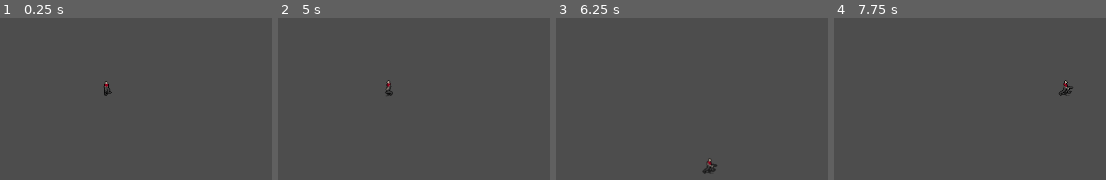
Above: before the commit, frames 1-4 (left to right).
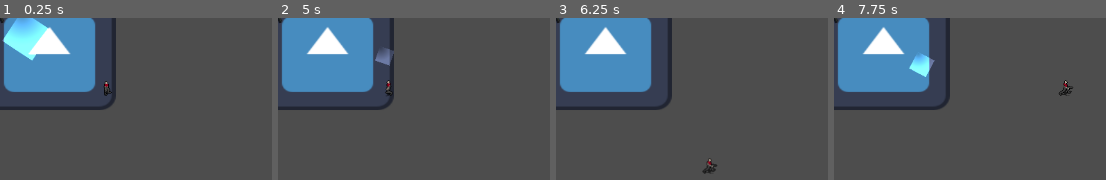
Above: after the commit, the same moments.

Repository: JuanBlancoEn/TheSoundsOfFreedom
Game: Godot game, scene res://personaje.tscn
Same seed, same stepped clock (60 frames per second), same inputs: the game is played once before the commit and once after it. The engine's default icon, where the game draws it, is replaced by a stand-in: a white triangle on a blue panel in a dark square.
Inputs:
- Up to frame 1 (0.25 s): no input
- Up to frame 2 (5 s): hold Right (ui_right) 0.53-1.28 s; hold Down (ui_down) 1.28-2.03 s; tap Enter at 2 s; hold Right (ui_right) 2.03-2.78 s; hold Up (ui_up) 2.78-3.53 s; tap Space at 3.5 s; hold Left (ui_left) from 3.53 s (still down)
- Up to frame 3 (6.25 s): release Left (ui_left) at 5.03 s; hold Down (ui_down) 5.03-5.78 s; hold Right (ui_right) from 5.78 s (still down)
- Up to frame 4 (7.75 s): tap Enter at 6.5 s; release Right (ui_right) at 6.53 s; hold Up (ui_up) 6.53-7.28 s; hold Right (ui_right) from 7.28 s (still down)

The runs differ from the first frame. In frame 1, 17% of the frame differs, in the area x 0-43%, y 0-57%; in frame 2, 18%; in frame 3, 17%; in frame 4, 17%.

Commit message:
Personaje2 y lux(prueba)

Diff:
--- /dev/null
+++ b/2_personaje.gd
@@ -0,0 +1,24 @@
+extends StaticBody2D
+
+@export var luz_p2 : PackedScene
+@export var personaje1: CharacterBody2D
+
+var can_shoot = true
+
+func _process(delta):
+	if personaje1:
+		var distance = global_position.distance_to(personaje1.global_position)
+		if distance < 300 and can_shoot:
+			shoot_light()
+
+func shoot_light():
+	if luz_p2:
+		var light = luz_p2.instantiate()
+
+		get_parent().add_child(light)
+
+		light.start(global_position, personaje1.global_position)
+
+		can_shoot = false
+		await get_tree().create_timer(2.0).timeout
+		can_shoot = true
--- /dev/null
+++ b/luz_p2.tscn
@@ -0,0 +1,23 @@
+[gd_scene load_steps=5 format=3 uid="uid://dd5f2osyqi215"]
+
+[ext_resource type="Script" uid="uid://dwb58nvgoqsf1" path="res://luz_p_2.gd" id="1_25cxp"]
+
+[sub_resource type="Gradient" id="Gradient_sibpx"]
+
+[sub_resource type="GradientTexture2D" id="GradientTexture2D_rjuqe"]
+gradient = SubResource("Gradient_sibpx")
+fill = 1
+fill_from = Vector2(0.060747664, 0.07476635)
+fill_to = Vector2(0.91588783, 0.11682243)
+
+[sub_resource type="CircleShape2D" id="CircleShape2D_jw1fy"]
+radius = 7.28011
+
+[node name="LuzP2" type="Area2D"]
+script = ExtResource("1_25cxp")
+
+[node name="PointLight2D" type="PointLight2D" parent="."]
+texture = SubResource("GradientTexture2D_rjuqe")
+
+[node name="CollisionShape2D" type="CollisionShape2D" parent="."]
+shape = SubResource("CircleShape2D_jw1fy")
--- /dev/null
+++ b/luz_p_2.gd
@@ -0,0 +1,26 @@
+extends Area2D
+
+@export var speed : float = 200.0
+@export var shrink_speed : float = 0.8 # Cuánto se encoge por segundo
+
+var direction : Vector2 = Vector2.ZERO
+
+func _process(delta):
+	# 1. Movimiento constante en la dirección fijada
+	position += direction * speed * delta
+
+	# 2. Reducir escala (hacerse pequeño)
+	# Restamos el mismo valor a X e Y para mantener la proporción
+	scale -= Vector2(shrink_speed, shrink_speed) * delta
+
+	# 3. Eliminar si es muy pequeño (para que no se invierta y crezca al revés)
+	if scale.x <= 0.05:
+		queue_free()
+
+# Esta función la llamaremos desde el NPC para "configurar" la bala al nacer
+func start(start_pos: Vector2, target_pos: Vector2):
+	global_position = start_pos
+	# Calculamos la dirección hacia el objetivo (Jugador)
+	direction = (target_pos - start_pos).normalized()
+	# Opcional: rotar la luz hacia el jugador (si la textura tiene forma direccional)
+	look_at(target_pos)
--- a/personaje.tscn
+++ b/personaje.tscn
@@ -1,8 +1,12 @@
-[gd_scene load_steps=78 format=3 uid="uid://bf0c0n61kuuc1"]
-
-[ext_resource type="Script" uid="uid://cilx2ki50nueq" path="res://character_body_2d.gd" id="1_yppqc"]
+[gd_scene load_steps=98 format=3 uid="uid://bf0c0n61kuuc1"]
+
+[ext_resource type="Texture2D" uid="uid://igkv4pd7j56x" path="res://icon.svg" id="1_35kqm"]
+[ext_resource type="Script" path="res://character_body_2d.gd" id="1_yppqc"]
 [ext_resource type="Texture2D" uid="uid://cf03ciwgjnpiu" path="res://personaje/Idle3.png" id="2_gj0cs"]
 [ext_resource type="Texture2D" uid="uid://c1dce65lo3vwb" path="res://personaje/Walk.png" id="3_ck3sb"]
+[ext_resource type="Script" path="res://2_personaje.gd" id="4_ck3sb"]
+[ext_resource type="PackedScene" path="res://luz_p2.tscn" id="5_cx4ix"]
+[ext_resource type="Texture2D" uid="uid://cfpnqebovhx2i" path="res://personaje/CrouchIdle.png" id="7_1y5k2"]
 
 [sub_resource type="CircleShape2D" id="CircleShape2D_cx4ix"]
 
@@ -558,15 +562,141 @@
 "speed": 5.0
 }]
 
+[sub_resource type="CircleShape2D" id="CircleShape2D_35kqm"]
+
+[sub_resource type="AtlasTexture" id="AtlasTexture_fj5bu"]
+atlas = ExtResource("7_1y5k2")
+region = Rect2(0, 256, 128, 128)
+
+[sub_resource type="AtlasTexture" id="AtlasTexture_xgbak"]
+atlas = ExtResource("7_1y5k2")
+region = Rect2(128, 256, 128, 128)
+
+[sub_resource type="AtlasTexture" id="AtlasTexture_vg3t3"]
+atlas = ExtResource("7_1y5k2")
+region = Rect2(256, 256, 128, 128)
+
+[sub_resource type="AtlasTexture" id="AtlasTexture_f42pr"]
+atlas = ExtResource("7_1y5k2")
+region = Rect2(384, 256, 128, 128)
+
+[sub_resource type="AtlasTexture" id="AtlasTexture_4b3tf"]
+atlas = ExtResource("7_1y5k2")
+region = Rect2(512, 256, 128, 128)
+
+[sub_resource type="AtlasTexture" id="AtlasTexture_te3xq"]
+atlas = ExtResource("7_1y5k2")
+region = Rect2(640, 256, 128, 128)
+
+[sub_resource type="AtlasTexture" id="AtlasTexture_uk52d"]
+atlas = ExtResource("7_1y5k2")
+region = Rect2(768, 256, 128, 128)
+
+[sub_resource type="AtlasTexture" id="AtlasTexture_f7xk3"]
+atlas = ExtResource("7_1y5k2")
+region = Rect2(896, 256, 128, 128)
+
+[sub_resource type="AtlasTexture" id="AtlasTexture_ss6j8"]
+atlas = ExtResource("7_1y5k2")
+region = Rect2(1024, 256, 128, 128)
+
+[sub_resource type="AtlasTexture" id="AtlasTexture_wewgm"]
+atlas = ExtResource("7_1y5k2")
+region = Rect2(1152, 256, 128, 128)
+
+[sub_resource type="AtlasTexture" id="AtlasTexture_j8wl2"]
+atlas = ExtResource("7_1y5k2")
+region = Rect2(1280, 256, 128, 128)
+
+[sub_resource type="AtlasTexture" id="AtlasTexture_a7tho"]
+atlas = ExtResource("7_1y5k2")
+region = Rect2(1408, 256, 128, 128)
+
+[sub_resource type="AtlasTexture" id="AtlasTexture_y0vpb"]
+atlas = ExtResource("7_1y5k2")
+region = Rect2(1536, 256, 128, 128)
+
+[sub_resource type="AtlasTexture" id="AtlasTexture_jcqlb"]
+atlas = ExtResource("7_1y5k2")
+region = Rect2(1664, 256, 128, 128)
+
+[sub_resource type="SpriteFrames" id="SpriteFrames_8q1tu"]
+animations = [{
+"frames": [{
+"duration": 1.0,
+"texture": SubResource("AtlasTexture_fj5bu")
+}, {
+"duration": 1.0,
+"texture": SubResource("AtlasTexture_xgbak")
+}, {
+"duration": 1.0,
+"texture": SubResource("AtlasTexture_vg3t3")
+}, {
+"duration": 1.0,
+"texture": SubResource("AtlasTexture_f42pr")
+}, {
+"duration": 1.0,
+"texture": SubResource("AtlasTexture_4b3tf")
+}, {
+"duration": 1.0,
+"texture": SubResource("AtlasTexture_te3xq")
+}, {
+"duration": 1.0,
+"texture": SubResource("AtlasTexture_uk52d")
+}, {
+"duration": 1.0,
+"texture": SubResource("AtlasTexture_f7xk3")
+}, {
+"duration": 1.0,
+"texture": SubResource("AtlasTexture_ss6j8")
+}, {
+"duration": 1.0,
+"texture": SubResource("AtlasTexture_wewgm")
+}, {
+"duration": 1.0,
+"texture": SubResource("AtlasTexture_j8wl2")
+}, {
+"duration": 1.0,
+"texture": SubResource("AtlasTexture_a7tho")
+}, {
+"duration": 1.0,
+"texture": SubResource("AtlasTexture_y0vpb")
+}, {
+"duration": 1.0,
+"texture": SubResource("AtlasTexture_jcqlb")
+}],
+"loop": true,
+"name": &"default",
+"speed": 5.0
+}]
+
 [node name="Personaje" type="Node2D"]
 
-[node name="CharacterBody2D" type="CharacterBody2D" parent="."]
+[node name="Icon" type="Sprite2D" parent="."]
+position = Vector2(71.5, 49.499996)
+scale = Vector2(1.4921875, 1.3046875)
+texture = ExtResource("1_35kqm")
+
+[node name="1personaje" type="CharacterBody2D" parent="."]
 position = Vector2(152, 100)
 script = ExtResource("1_yppqc")
 
-[node name="CollisionShape2D" type="CollisionShape2D" parent="CharacterBody2D"]
+[node name="CollisionShape2D" type="CollisionShape2D" parent="1personaje"]
 shape = SubResource("CircleShape2D_cx4ix")
 
-[node name="AnimatedSprite2D" type="AnimatedSprite2D" parent="CharacterBody2D"]
+[node name="AnimatedSprite2D" type="AnimatedSprite2D" parent="1personaje"]
 sprite_frames = SubResource("SpriteFrames_fj5bu")
 animation = &"walk_right"
+
+[node name="2personaje" type="StaticBody2D" parent="." node_paths=PackedStringArray("personaje1")]
+script = ExtResource("4_ck3sb")
+luz_p2 = ExtResource("5_cx4ix")
+personaje1 = NodePath("../1personaje")
+
+[node name="CollisionShape2D" type="CollisionShape2D" parent="2personaje"]
+shape = SubResource("CircleShape2D_35kqm")
+
+[node name="AnimatedSprite2D" type="AnimatedSprite2D" parent="2personaje"]
+position = Vector2(1, -12)
+scale = Vector2(0.63671875, 0.63671875)
+sprite_frames = SubResource("SpriteFrames_8q1tu")
Not shown, added: 2_personaje.gd.uid
Not shown, added: luz_p_2.gd.uid
Binary file added: personaje/CrouchIdle.png
Not shown, added: personaje/CrouchIdle.png.import
